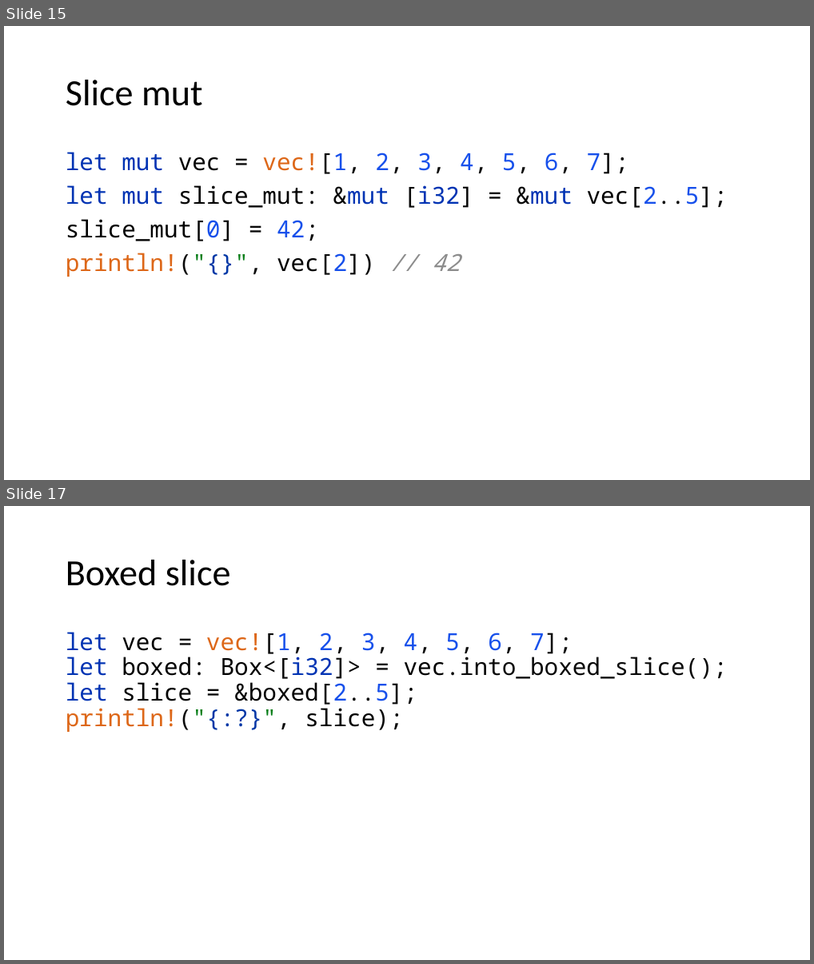
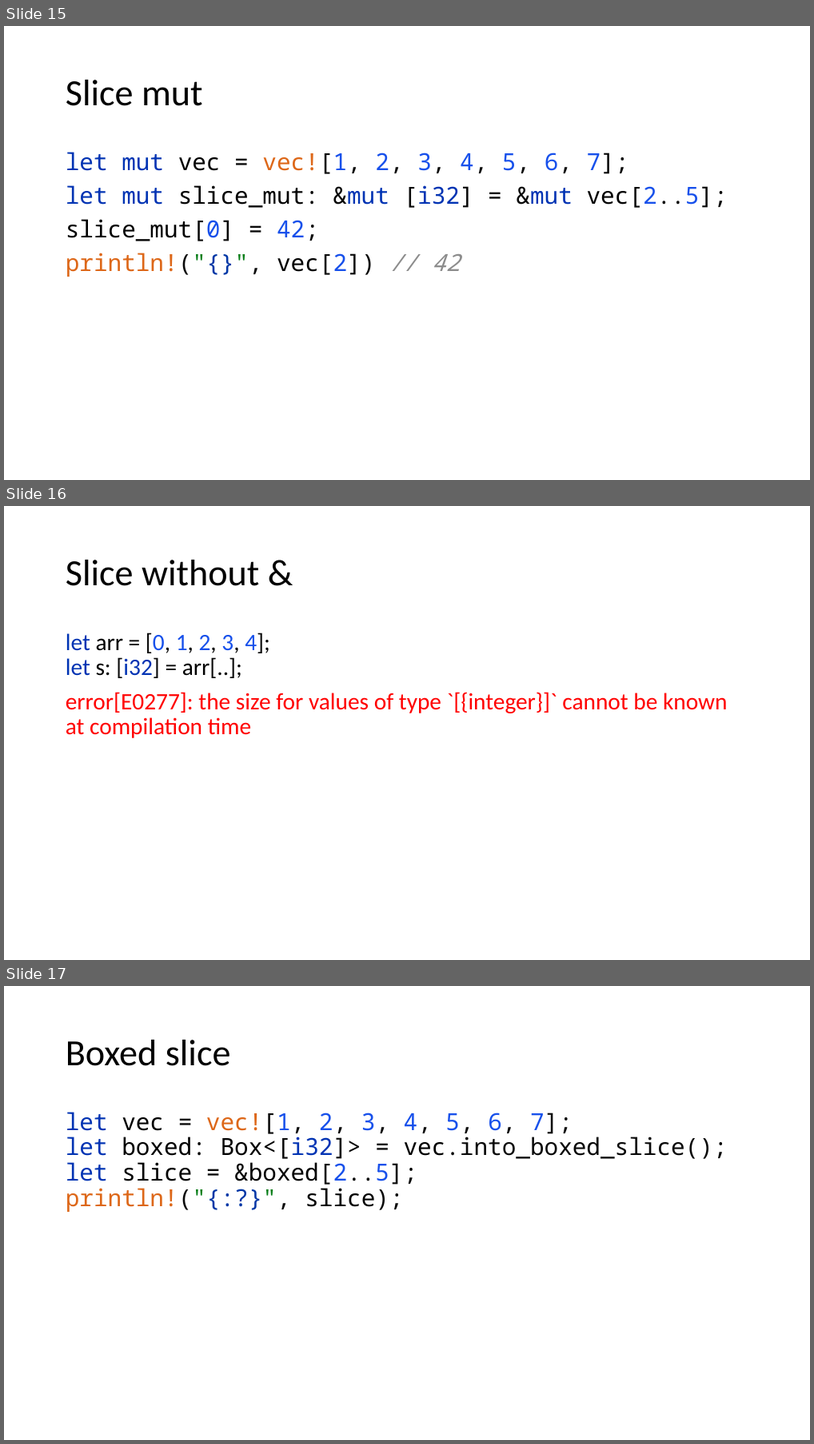
Before and after one commit to kugushev/course-rust-basics, a slide deck: pres/07-Collections.pptx. Shown one above the other, each under a label of ours: slides 15 and 17 before the commit, slides 15, 16 and 17 after it; the slides between them are not shown. The pictures are 814x964 and 814x1444 pixels, drawn with LibreOffice and Linux fonts; fonts in the diff are those of the drawing. Boxes give left, top, right and bottom in pixels: in the first picture for what was removed or moved away, otherwise in the second. Text is boxed around its words. In the diff, an @@ line names an element or a change of style, - is before the commit and + after.

```diff
--- a/pres/07-Collections.pptx
+++ b/pres/07-Collections.pptx
@@ slide 16 added at (x1=4, y1=506, x2=810, y2=960), background #FFFFFF @@
@@ title added at (x1=66, y1=560, x2=259, y2=586), 44 pt, text #000000 @@
+Slice without &
@@ text added at (x1=66, y1=632, x2=728, y2=738), 28 pt, text #FF0000 @@
+let arr = [0, 1, 2, 3, 4];
+let s: [i32] = arr[..];
+error[E0277]: the size for values of type `[{integer}]` cannot be known at compilation time
```
Also in this commit, not shown: 5 other slides added, 3 other files.
